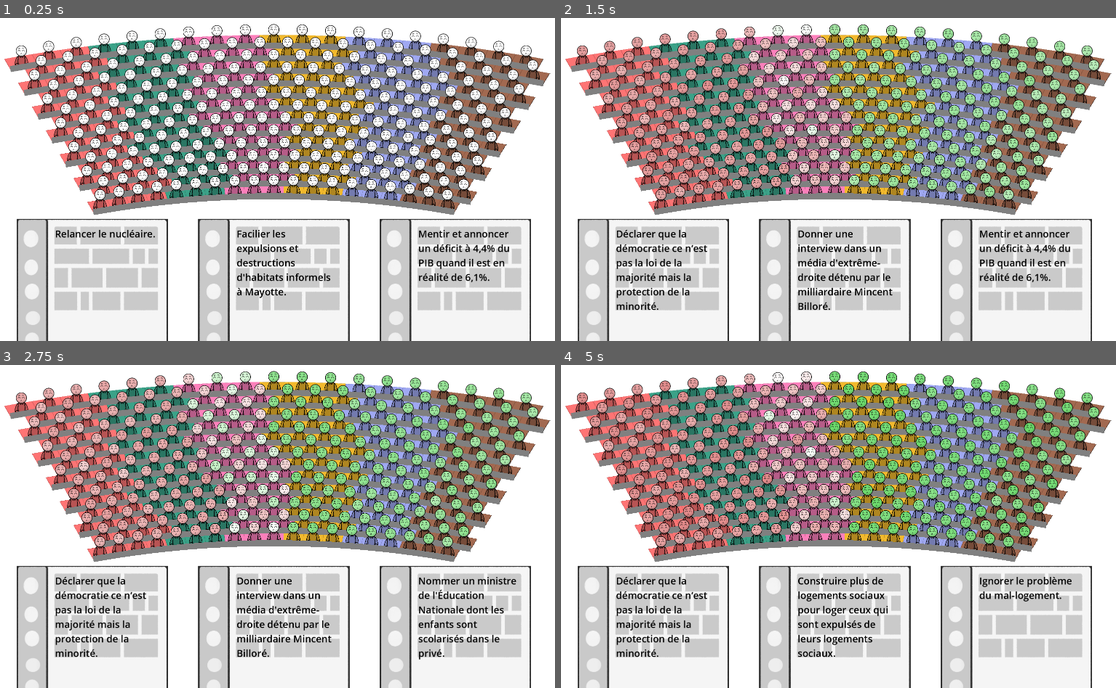
Above: before the commit, frames 1-4 (two rows, left to right).
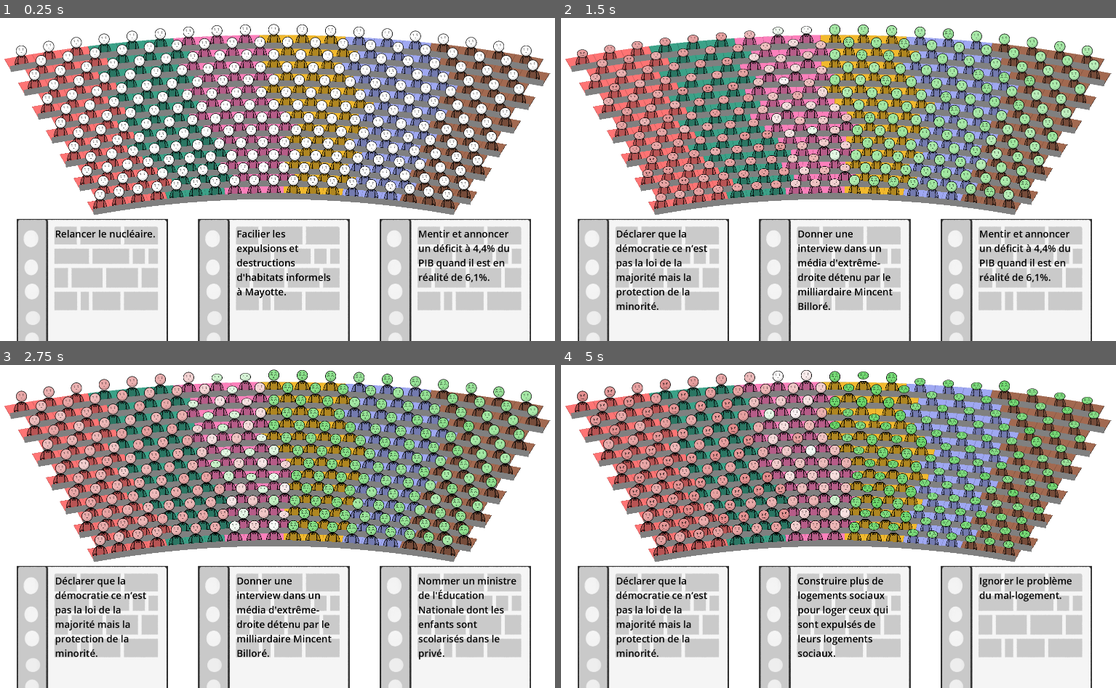
Above: after the commit, the same moments.

Repository: remimorvan/assemblee-nationale-simulator
Game: Godot game, scene res://scenes/game.tscn
Same seed, same stepped clock (60 frames per second), same inputs: the game is played once before the commit and once after it.
Inputs (mouse positions are in pixels of both pictures, inside the frame that each line leads up to):
- Up to frame 1 (0.25 s): no input
- Up to frame 2 (1.5 s): tap Enter at 0.5 s; move the mouse to (655, 318) at 0.52 s; click (655, 318) at 0.67 s; move the mouse to (832, 318) at 1.27 s; click (832, 318) at 1.42 s
- Up to frame 3 (2.75 s): move the mouse to (455, 665) at 2.02 s; click (455, 665) at 2.17 s
- Up to frame 4 (5 s): move the mouse to (832, 665) at 2.77 s; click (832, 665) at 2.92 s; move the mouse to (1016, 665) at 3.52 s; click (1016, 665) at 3.67 s; move the mouse to (832, 665) at 4.27 s; click (832, 665) at 4.42 s

The runs differ from the first frame. In frame 1, 1.9% of the frame differs, in the area x 3-97%, y 2-56%; in frame 2, 10%; in frame 3, 14%, in the area x 2-98%, y 1-60%; in frame 4, 14%.

Commit message:
animations et visages

Diff:
--- a/scripts/mp.gd
+++ b/scripts/mp.gd
@@ -34,9 +34,24 @@
 
 func change_approval(qty: float) -> void:
 	approval += qty
+	if qty > 0:
+		$Sprites/AnimationPlayer.play("happy")
+	else:
+		$Sprites/AnimationPlayer.play("unhappy")
 
 # Called every frame. 'delta' is the elapsed time since the previous frame.
 func _process(delta: float) -> void:
+	$Sprites/head/face_happy.visible = false
+	$Sprites/head/face_neutral.visible = false
+	$Sprites/head/face_unhappy.visible = false
+
+	if approval > 2:
+		$Sprites/head/face_happy.visible = true
+	elif approval < -2:
+		$Sprites/head/face_unhappy.visible = true
+	else:
+		$Sprites/head/face_neutral.visible = true
+
 	var t = min(sqrt(abs(approval)),3)/3
 	var other_color = happy_color
 	if approval < 0:
Not shown: 1 places in scenes/card.tscn that only renumber resources
Not shown: 1 places in scenes/mp.tscn that only renumber resources
